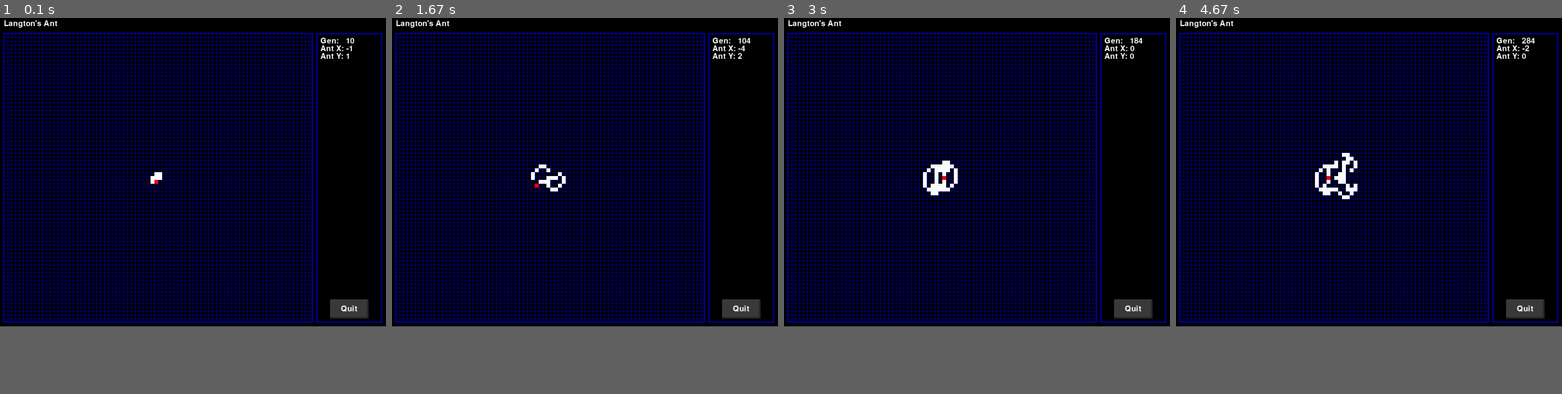
Above: before the commit, frames 1-4 (left to right).
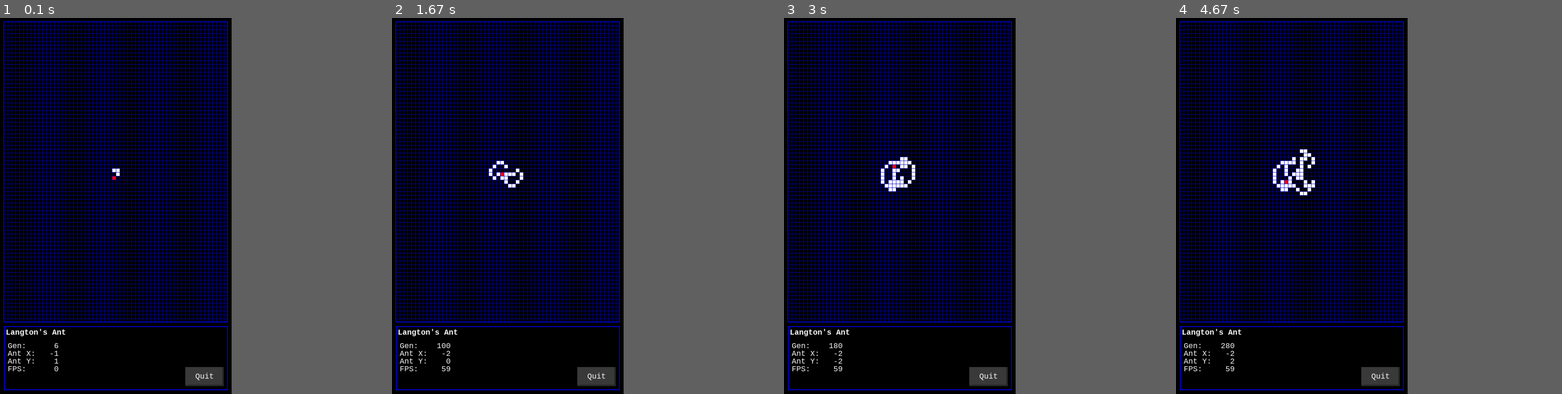
Above: after the commit, the same moments.

Repository: simulatine/100DaysOfCode
Game: pygame game, started from Pygame/langton.py
Two runs of this game, one before a commit and one after it. Both use one fixed random seed, a clock stepped at 60 frames per second and the inputs below.
Inputs:
- Up to frame 1 (0.1 s): no input
- Up to frame 2 (1.67 s): hold Right 0.33-0.8 s
- Up to frame 3 (3 s): hold Down 2.23-2.53 s; hold Left 2.57-2.97 s
- Up to frame 4 (4.67 s): hold Up 3-3.37 s; hold Right 3.4-4.03 s
In our replay, the window is 900x720 before the commit and 540x878 after it. These sizes can differ from the game's own. Grey fills any space a smaller window leaves; there, only what the larger window draws over its background counts as a difference.

The runs differ from the first frame. In frame 1, 12% of the frame differs, in the area x 0-99%, y 0-99%; in frame 2, 13%; in frame 3, 13%; in frame 4, 13%.

Commit message:
Refactor and add subclass for Grid()

Diff:
--- a/Pygame/langton.py
+++ b/Pygame/langton.py
@@ -1,12 +1,23 @@
 #!python3
 # -*- coding: utf-8 -*-
 """
-Langton's Ant - simulation of
-                https://en.wikipedia.org/wiki/Langton%27s_ant
+Langton's Ant Simulation.
+
+See https://en.wikipedia.org/wiki/Langton%27s_ant
 
 Simulatine, 28 May, 2020 - Initial version.
+Simulatine, 29 May, 2020 - Updates:
+                         - Used Pygame rect objects to reduce the number of
+                           class attributes within Grid()
+                         - Added clock.get_fps() to the dashboard to show the
+                           actual frame rate.
+                         - Moved initial drawing functions out of main game
+                           loop.
+                         - Create a subclass of the generic Grid() class to
+                           separate out the methods specific to the Langton's
+                           Ant simulation. This will allow Grid() to be reused
+                           in the future.
 """
-
 import datetime
 import logging
 import os
@@ -15,7 +26,7 @@
 # Import Pygame, either standard version or SDL2 version depending on the
 # platform.
 try:
-    import pygame_sdl2 # pylint: disable=import-error
+    import pygame_sdl2  # pylint: disable=import-error
 
     pygame_sdl2.import_as_pygame()
     PYGAME_SDL2 = True
@@ -25,9 +36,10 @@
 
 # Create the core Pygame objects
 WIN = None
-FPSCLOCK = None
+CLOCK = None
 GAME_TITLE = "Langton's Ant"
 FONT = None
+BOLD_FONT = None
 
 # Game variables
 WINDOW_WIDTH = 640
@@ -72,95 +84,216 @@
 
     def __init__(self):
         """Initialise the grid."""
-
-        # Grid position
-        self.grid_left = 0
-        self.grid_right = 0
-        self.grid_top = 0
-        self.grid_bottom = 0
-
-        # Dashboard position
-        self.dashboard_left = 0
-        self.dashboard_right = 0
-        self.dashboard_top = 0
-        self.dashboard_bottom = 0
-
-        # Game parameters
+        # Grid position on screen
+        self.grid = None
+
+        # Dashboard position on screen
+        self.dashboard = None
+
         self.generation = 1
-        self.ant_x = 0
-        self.ant_y = 0
-        self.ant_init_x = self.ant_x
-        self.ant_init_y = self.ant_y
-        self.ant_direction = LEFT
 
         self.buttons = {}
         self.cells = []
         self.set_display_parameters()
-        self.set_game_parameters()
         self.create_grid()
+        self.create_dashboard()
+        self.create_cells()
+        self.create_quit_button()
+        # self.draw_title()
 
     def set_display_parameters(self):
         """Set the overall display parameters based on the window size."""
         self.window_width = WINDOW_WIDTH
         self.window_height = WINDOW_HEIGHT
-        if (self.window_width, self.window_height) == (640, 480):
-            # Landscape layout
+        self.margin_x = 10
+        self.margin_y = 10
+        self.cell_size = 10
+        if self.window_width >= self.window_height:
             self.layout = LANDSCAPE
-            self.cell_size = 10
-            self.grid_width = 48
-            self.grid_height = 42
-            self.margin_x = 10
-            self.margin_y = 40
-            self.frames_per_second = 15
-        if (self.window_width, self.window_height) == (1000, 800):
-            # Landscape layout
-            self.layout = LANDSCAPE
-            self.cell_size = 10
-            self.grid_width = 80
-            self.grid_height = 75
-            self.margin_x = 10
-            self.margin_y = 40
-            self.frames_per_second = 15
-        elif (self.window_width, self.window_height) == (600, 960):
-            # Portrait layout - for use on Android tablet
+            # Make the main grid 70% of the window width
+            self.cell_cols = int((self.window_width * 0.7) / self.cell_size)
+            # Make the main grid fill the entire window height, allowing for
+            # top and bottom margins
+            self.cell_rows = int(
+                (self.window_height - self.margin_y * 2) / self.cell_size
+            )
+        elif self.window_height > self.window_width:
             self.layout = PORTRAIT
-            self.cell_size = 10
-            self.grid_width = 56
-            self.grid_height = 72
-            self.margin_x = 10
-            self.margin_y = 40
-            self.frames_per_second = 15
-
-    def set_game_parameters(self):
-        """Set the initial game parameters."""
-        self.generation = 1
-        self.ant_x = int(self.grid_width / 2)
-        self.ant_y = int(self.grid_height / 2)
+            # Make the main grid fill the entire window width, allowing for
+            # left and right margins
+            self.cell_cols = int(
+                (self.window_width - self.margin_x * 2) / self.cell_size
+            )
+            # Make the main grid 80% of the window height
+            self.cell_rows = int((self.window_height * 0.8) / self.cell_size)
+
+    def create_grid(self):
+        """Draw the main grid."""
+        left = self.margin_x
+        width = self.cell_cols * self.cell_size
+        top = self.margin_y
+        height = self.cell_rows * self.cell_size
+
+        self.grid = pygame.Rect(left, top, width, height)
+
+        # Draw a border around the entire grid
+        pygame.draw.rect(
+            WIN, BLUE, (left - 1, top - 1, width + 1, height + 1), 2,
+        )
+
+        # Draw vertical lines
+        for x in range(left, left + width, self.cell_size):
+            pygame.draw.line(WIN, LIGHTBLUE, (x, top), (x, top + height))
+        # Draw horizontal lines
+        for y in range(top, top + height, self.cell_size):
+            pygame.draw.line(WIN, LIGHTBLUE, (left, y), (left + width, y))
+
+    def create_dashboard(self):
+        """Create a dashboard to the side of, or below, the main grid."""
+        if self.layout == LANDSCAPE:
+            # Place the dashboard to the right of the main grid
+            left = self.grid.right + self.margin_x
+            width = self.window_width - self.margin_x - left
+            top = self.margin_y
+            height = self.grid.bottom - self.margin_y
+        else:
+            # Place the dashboard below the main grid
+            left = self.margin_x
+            width = self.grid.right - self.margin_x
+            top = self.grid.bottom + self.margin_y
+            height = self.window_height - self.margin_y - top
+
+        self.dashboard = pygame.Rect(left, top, width, height)
+        # Draw a border around the entire dashboard
+        pygame.draw.rect(WIN, BLUE, self.dashboard, 2)
+
+        # Draw the game title at the top of the dashboard
+        text_surface = BOLD_FONT.render(GAME_TITLE, True, TEXTCOLOR)
+        WIN.blit(
+            text_surface, (self.dashboard.left + 5, self.dashboard.top + 5)
+        )
+
+    def create_cells(self):
+        """Create the initial game grid."""
+        # Stop pylint complaining about unused x and y variables:
+        # pylint: disable=unused-variable
+
+        for x in range(self.cell_cols):
+            column = []
+            for y in range(self.cell_rows):
+                column.append(False)
+            self.cells.append(column)
+
+    def create_quit_button(self):
+        """Create control button surfaces and their locations."""
+        size = (width, height) = (100, 50)
+
+        if self.layout == LANDSCAPE:
+            # Place the button at the bottom middle of the dashboard
+            x = self.dashboard.left + int(
+                (self.dashboard.right - self.dashboard.left) / 2
+            )
+        else:
+            # Place the button at the bottom right of the dashboard
+            x = self.dashboard.right - 10 - int(width) / 2
+        y = self.dashboard.bottom - 10 - int(height / 2)
+
+        pos = (x, y)
+        surface, rect = create_button(QUIT, TEXTCOLOR, DARKGRAY, pos, size)
+        self.buttons[QUIT] = [surface, rect]
+
+    def draw_buttons(self):
+        """Draw control buttons on the screen."""
+        for button in self.buttons:
+            surface, rect = self.buttons[button][0], self.buttons[button][1]
+            WIN.blit(surface, rect)
+
+    def update(self):
+        """Update the simulation by one generation."""
+        self.update_simulation()
+        self.update_grid()
+        self.update_dashboard()
+        self.generation += 1
+
+    def update_simulation(self):
+        """Update the simulation by one generation.
+
+        This is the default class method and just refreshes the generation
+        count. A more detailed update method should be created in each child
+        function.
+        """
+        self.generation += 1
+
+    def update_grid(self):
+        """Draw the current state of the main grid."""
+        for x in range(self.cell_cols):
+            for y in range(self.cell_rows):
+                # Make the cell_rect one pixel smaller than the actual grid
+                # size in all directions, to prevent drawing over the grid
+                # lines.
+                cell_x = self.margin_x + x * self.cell_size + 1
+                cell_y = self.margin_y + y * self.cell_size + 1
+                cell_rect = pygame.Rect(
+                    cell_x, cell_y, self.cell_size - 1, self.cell_size - 1
+                )
+                if self.cells[x][y]:
+                    # Cell is On (True).
+                    # Fill the cell.
+                    pygame.draw.rect(WIN, WHITE, cell_rect)
+                else:
+                    # Cell is Off (False).
+                    # Leave the cell unfilled.
+                    pygame.draw.rect(WIN, BGCOLOR, cell_rect)
+
+    def update_dashboard(self):
+        """Update the dashboard display.
+
+        This is the default class method and just refreshes the generation
+        count. A more detailed update method should be created in each child
+        function.
+        """
+        x = 10
+        y = 40
+        draw_text(
+            "Gen:   {}".format(self.generation),
+            TEXTCOLOR,
+            BGCOLOR,
+            self.dashboard.left + x,
+            self.dashboard.top + y,
+        )
+
+
+class Langton(Grid):
+    """Langton's Ant simulation."""
+
+    def __init__(self):
+        """Initialise the simulation."""
+        # First, call the parent class __init__() method.
+        super().__init__()
+
+        # Game parameters
+        self.updated_cells = []
+        self.ant_x = int(self.cell_cols / 2)
+        self.ant_y = int(self.cell_rows / 2)
         self.ant_init_x = self.ant_x
         self.ant_init_y = self.ant_y
         self.ant_direction = LEFT
 
-    def create_grid(self):
-        """Create the initial game grid."""
-        # Stop pylint complaining about unused x and y variables:
-        # pylint: disable=unused-variable
-
-        for x in range(self.grid_width):
-            column = []
-            for y in range(self.grid_height):
-                column.append(False)
-            self.cells.append(column)
-
     def update(self):
         """Update the simulation by one generation."""
+        self.updated_cells = []
         self.move_ant()
         self.update_grid()
-        self.draw_ant()
+        self.update_ant()
         self.update_dashboard()
         self.generation += 1
 
     def move_ant(self):
         """Update the ant's position."""
+        # Record the current position and its value
+        self.updated_cells.append(
+            [self.ant_x, self.ant_y, self.cells[self.ant_x][self.ant_y]]
+        )
         if self.ant_direction == LEFT:
             self.ant_x -= 1
         elif self.ant_direction == RIGHT:
@@ -184,34 +317,49 @@
             index = (index + 1) % len(DIRECTIONS)
             self.ant_direction = DIRECTIONS[index]
 
-        # Flip the value of the current cell
+        # Flip the value of the new cell
         cell_value = self.cells[self.ant_x][self.ant_y]
         self.cells[self.ant_x][self.ant_y] = not cell_value
+        # Record the new position and its value
+        self.updated_cells.append(
+            [self.ant_x, self.ant_y, self.cells[self.ant_x][self.ant_y]]
+        )
+
+    def update_ant(self):
+        """Draw the ant on the main grid."""
+        # Make the cell_rect one pixel smaller than the actual grid size in all
+        # directions, to prevent drawing over the grid lines.
+        cell_x = self.margin_x + self.ant_x * self.cell_size + 1
+        cell_y = self.margin_y + self.ant_y * self.cell_size + 1
+        cell_rect = pygame.Rect(
+            cell_x, cell_y, self.cell_size - 1, self.cell_size - 1
+        )
+        pygame.draw.rect(WIN, RED, cell_rect)
 
     def update_grid(self):
-        """Update the main grid."""
-        for x in range(self.grid_width):
-            for y in range(self.grid_height):
-                if self.cells[x][y]:
-                    # Cell is On (True).
-                    # Fill the cell.
-                    cell_x = self.margin_x + x * self.cell_size
-                    cell_y = self.margin_y + y * self.cell_size
-                    cell_rect = pygame.Rect(
-                        cell_x, cell_y, self.cell_size, self.cell_size
-                    )
-                    pygame.draw.rect(WIN, WHITE, cell_rect)
-                else:
-                    # Cell is Off (False).
-                    # Leave the cell unfilled.
-                    pass
-
-    def draw_ant(self):
-        """Draw the ant on the main grid."""
-        cell_x = self.margin_x + self.ant_x * self.cell_size
-        cell_y = self.margin_y + self.ant_y * self.cell_size
-        cell_rect = pygame.Rect(cell_x, cell_y, self.cell_size, self.cell_size)
-        pygame.draw.rect(WIN, RED, cell_rect)
+        """Draw the current state of the main grid."""
+        # This version only draws the two changed cells, so is much faster
+        # than iterating across the entire grid.
+        for cell in self.updated_cells:
+            x = cell[0]
+            y = cell[1]
+            value = cell[2]
+            # Make the cell_rect one pixel smaller than the actual grid
+            # size in all directions, to prevent drawing over the grid
+            # lines.
+            cell_x = self.margin_x + x * self.cell_size + 1
+            cell_y = self.margin_y + y * self.cell_size + 1
+            cell_rect = pygame.Rect(
+                cell_x, cell_y, self.cell_size - 1, self.cell_size - 1
+            )
+            if value:
+                # Cell is On (True).
+                # Fill the cell.
+                pygame.draw.rect(WIN, WHITE, cell_rect)
+            else:
+                # Cell is Off (False).
+                # Leave the cell unfilled.
+                pygame.draw.rect(WIN, BGCOLOR, cell_rect)
 
     def update_dashboard(self):
         """Update the dashboard display."""
@@ -223,135 +371,66 @@
             dy = 20
 
         x = 10
-        y = 10
+        y = 40
+
         draw_text(
-            "Gen:   {}".format(self.generation),
+            "Gen:  {0:>5}".format(self.generation),
             TEXTCOLOR,
-            self.dashboard_left + x,
-            self.dashboard_top + y,
+            BGCOLOR,
+            self.dashboard.left + x,
+            self.dashboard.top + y,
         )
         draw_text(
-            "Ant X: {}".format(self.ant_x - self.ant_init_x),
+            "Ant X:{0:>5}".format(self.ant_x - self.ant_init_x),
             TEXTCOLOR,
-            self.dashboard_left + x + dx,
-            self.dashboard_top + y + dy,
+            BGCOLOR,
+            self.dashboard.left + x + dx,
+            self.dashboard.top + y + dy,
         )
         draw_text(
-            "Ant Y: {}".format(self.ant_y - self.ant_init_y),
+            "Ant Y:{0:>5}".format(self.ant_y - self.ant_init_y),
             TEXTCOLOR,
-            self.dashboard_left + x + dx * 2,
-            self.dashboard_top + y + dy * 2,
-        )
-
-    def draw_title(self):
-        """Draw the game title at the top of the screen."""
-        text_surface = FONT.render(GAME_TITLE, True, TEXTCOLOR)
-        WIN.blit(text_surface, (self.margin_x, 5))
-
-    def draw_grid_lines(self):
-        """Draw the main grid."""
-        left = self.margin_x
-        right = self.margin_x + self.grid_width * self.cell_size
-        top = self.margin_y
-        bottom = self.margin_y + self.grid_height * self.cell_size
-
-        # Draw vertical lines
-        for x in range(left, right, self.cell_size):
-            pygame.draw.line(WIN, LIGHTBLUE, (x, top), (x, bottom))
-        # Draw horizontal lines
-        for y in range(top, bottom, self.cell_size):
-            pygame.draw.line(WIN, LIGHTBLUE, (left, y), (right, y))
-
-        # Draw a border around the entire grid
-        pygame.draw.rect(
-            WIN,
-            BLUE,
-            (left - 1, top - 1, right - left + 1, bottom - top + 1),
-            2,
-        )
-
-        # Save the grid position
-        self.grid_left = left
-        self.grid_right = right
-        self.grid_top = top
-        self.grid_bottom = bottom
-
-    def draw_dashboard(self):
-        """Draw a dashboard to the side of, or below, the main grid."""
-
-        if self.layout == LANDSCAPE:
-            # Place the dashboard to the right of the main grid
-            left = self.grid_right + self.margin_x
-            top = self.margin_y
-            right = self.window_width - self.margin_x
-            bottom = self.grid_bottom
-        else:
-            # Place the dashboard below the main grid
-            left = self.margin_x
-            top = self.grid_bottom + self.margin_y
-            right = self.grid_right
-            bottom = self.window_height - self.margin_y
-
-        # Draw a border around the entire dashboard
-        pygame.draw.rect(WIN, BLUE, (left, top, right - left, bottom - top), 2)
-
-        # Save the dashboard position
-        self.dashboard_left = left
-        self.dashboard_right = right
-        self.dashboard_top = top
-        self.dashboard_bottom = bottom
-
-    def create_buttons(self):
-        """Create control button surfaces and their locations."""
-        size = (width, height) = (100, 50)
-
-        if self.layout == LANDSCAPE:
-            # Place the button at the bottom middle of the dashboard
-            x = self.dashboard_left + int(
-                (self.dashboard_right - self.dashboard_left) / 2
-            )
-        else:
-            # Place the button at the bottom right of the dashboard
-            x = self.dashboard_right - 10 - int(width) / 2
-        y = self.dashboard_bottom - 10 - int(height / 2)
-
-        pos = (x, y)
-        surface, rect = create_button(QUIT, TEXTCOLOR, DARKGRAY, pos, size)
-        self.buttons[QUIT] = [surface, rect]
-
-    def draw_buttons(self):
-        """Draw control buttons on the screen."""
-        for button in self.buttons:
-            surface, rect = self.buttons[button][0], self.buttons[button][1]
-            WIN.blit(surface, rect)
+            BGCOLOR,
+            self.dashboard.left + x + dx * 2,
+            self.dashboard.top + y + dy * 2,
+        )
+        draw_text(
+            "FPS:  {0:>5}".format(int(CLOCK.get_fps())),
+            TEXTCOLOR,
+            BGCOLOR,
+            self.dashboard.left + x + dx * 3,
+            self.dashboard.top + y + dy * 3,
+        )
 
 
 def main():
-    """Initialise the game and execute the main game loop."""
+    """Initialise the game and call the main game loop."""
+    # Tell pylint to ignore the use of the 'global' statement in this function.
+    # pylint: disable=global-statement
     global WINDOW_WIDTH, WINDOW_HEIGHT
-    global FONT
+    global PYGAME_SDL2, FONT, BOLD_FONT
     # Initialise logging
     config_logging()
 
     # WINDOW_WIDTH, WINDOW_HEIGHT = start_pygame(640, 480, GAME_TITLE)
-    WINDOW_WIDTH, WINDOW_HEIGHT = start_pygame(1000, 800, GAME_TITLE)
-    # WINDOW_WIDTH, WINDOW_HEIGHT = start_pygame(600, 960, GAME_TITLE)
-    FONT = pygame.font.Font("freesansbold.ttf", FONT_SIZE)
+    # Android tablet screen size
+    WINDOW_WIDTH, WINDOW_HEIGHT = start_pygame(600, 976, GAME_TITLE)
+
+    FONT = pygame.font.SysFont("Courier", FONT_SIZE)
+    BOLD_FONT = pygame.font.SysFont("Courier", FONT_SIZE, bold=True)
 
     run_game()
     end_pygame()
 
 
 def run_game():
-    """Main game loop."""
-    simulation = Grid()
+    """Execute the main game loop."""
+    WIN.fill(BGCOLOR)
+    simulation = Langton()
+    # simulation = Grid()
+    simulation.draw_buttons()
+    pygame.display.update()
     while True:
-        WIN.fill(BGCOLOR)
-        simulation.draw_title()
-        simulation.draw_grid_lines()
-        simulation.draw_dashboard()
-        simulation.create_buttons()
-        simulation.draw_buttons()
         # Handle events
         action = check_user_input(simulation.buttons)
         if action:
@@ -366,12 +445,16 @@
         simulation.update()
         # Update the display
         pygame.display.update()
-        # Pause the game to meet the appropriate frame rate
-        # FPSCLOCK.tick(simulation.frames_per_second)
+        # Update the clock once per game loop.
+        CLOCK.tick()
+        # CLOCK.tick(simulation.frames_per_second)
 
 
 def check_user_input(buttons):
     """Check for any user input and return the requested action."""
+    # Tell pylint to ignore no-member errors.
+    # These occur as pylint cannot find the various pygame event types.
+    # pylint: disable=no-member
     action = None
     for event in pygame.event.get():  # event handling loop
         if event.type == pygame.QUIT:
@@ -405,7 +488,6 @@
 
 def create_button(text, color, bgcolor, pos, size):
     """Create Surface and Rect objects for an on screen button."""
-
     x, y = pos[0], pos[1]
     width, height = size[0], size[1]
     # First, create the button surface
@@ -433,9 +515,9 @@
     return (button_surface, button_rect)
 
 
-def draw_text(text, color, top, left):
+def draw_text(text, color, bgcolor, top, left):
     """Create Surface and Rect objects for on screen text."""
-    text_surface = FONT.render(text, True, color)
+    text_surface = FONT.render(text, True, color, bgcolor)
     text_rect = text_surface.get_rect()
     text_rect.topleft = (top, left)
     WIN.blit(text_surface, (top, left))
@@ -443,11 +525,14 @@
 
 def start_pygame(width, height, title):
     """Start Pygame and create the Pygame window."""
-    global WIN, FPSCLOCK
+    # Tell pylint to ignore the use of the 'global' statement in this function.
+    # pylint: disable=global-statement
+    global WIN, CLOCK
 
     # Initialise the Pygame display window.
     pygame.init()
-    FPSCLOCK = pygame.time.Clock()
+    # Initialise a Pygame clock timer. This helps calculate the frame rate.
+    CLOCK = pygame.time.Clock()
 
     # Set the window title. This has no effect on Android.
     pygame.display.set_caption(title)
@@ -462,6 +547,7 @@
     # Check the actual window size
     width = pygame.display.Info().current_w
     height = pygame.display.Info().current_h
+    logging.debug("Pygame window size: (%s, %s)", width, height)
     return (width, height)
 
 
@@ -495,6 +581,9 @@
 
     # Write some initial log messages
     logging.debug("")
+    logging.debug("")
+    logging.debug("Python %s", sys.version)
+    logging.debug("Platform %s", sys.platform)
     logging.debug("Starting %s", GAME_TITLE)
 
 
